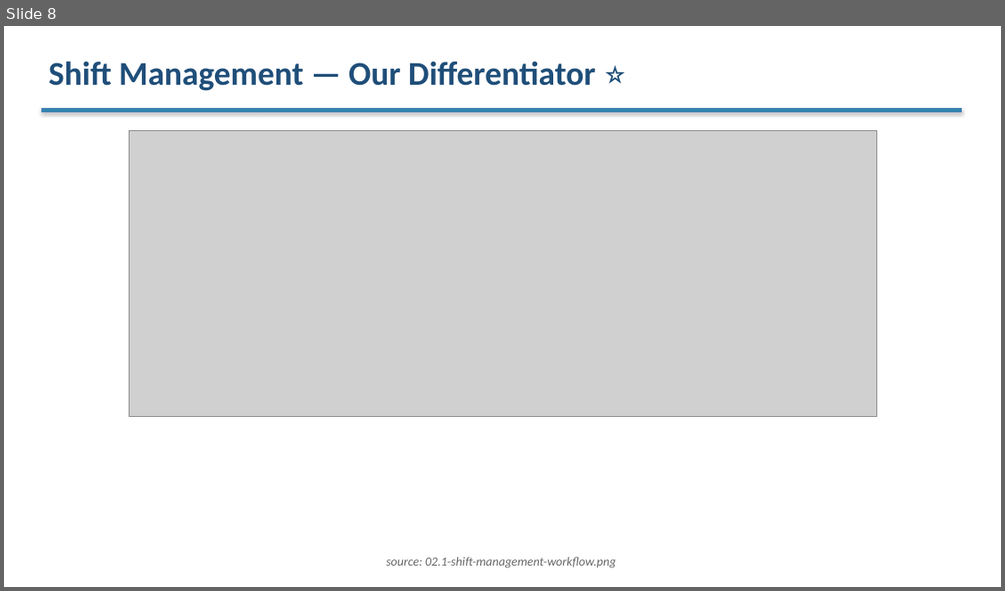
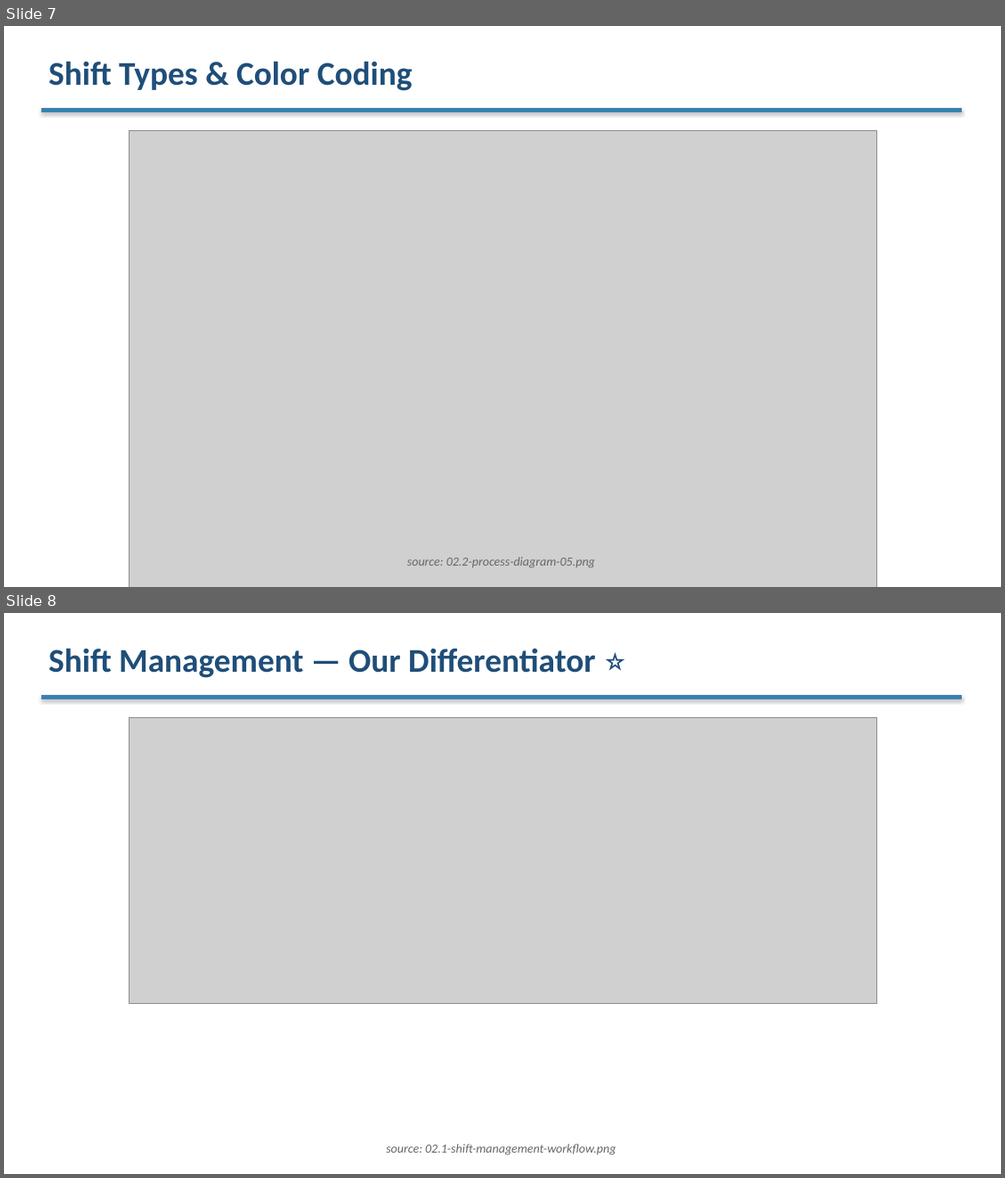
Before and after one commit to venkat-narasimha/haritha-hospitals, a slide deck: docs/phase6/03-client/03.4-client-presentation.pptx. Shown one above the other, each under a label of ours: slide 8 before the commit, slides 7 and 8 after it. The pictures are 1005x591 and 1005x1178 pixels, drawn with LibreOffice and Linux fonts; fonts in the diff are those of the drawing; grey boxes stand for pictures. Boxes give left, top, right and bottom in pixels: in the first picture for what was removed or moved away, otherwise in the second. Text is boxed around its words. In the diff, an @@ line names an element or a change of style, - is before the commit and + after.

```diff
--- a/docs/phase6/03-client/03.4-client-presentation.pptx
+++ b/docs/phase6/03-client/03.4-client-presentation.pptx
@@ slide 7 added at [4,26,1001,587], background #FFFFFF @@
@@ text added at [48,61,413,91], 32 pt, text #1F4E79, bold @@
+Shift Types & Color Coding
@@ rectangle added at [41,108,961,112], fill #2E86AB, outline #4B7EBC 0.75 pt @@
@@ picture added at [129,131,877,587] @@
@@ text added at [407,556,595,567], 12 pt, text #666666, italic @@
+source: 02.2-process-diagram-05.png
```
Also in this commit, not shown: 5 slides changed, 1 other slide added, 2 slides removed, 1 other file.
